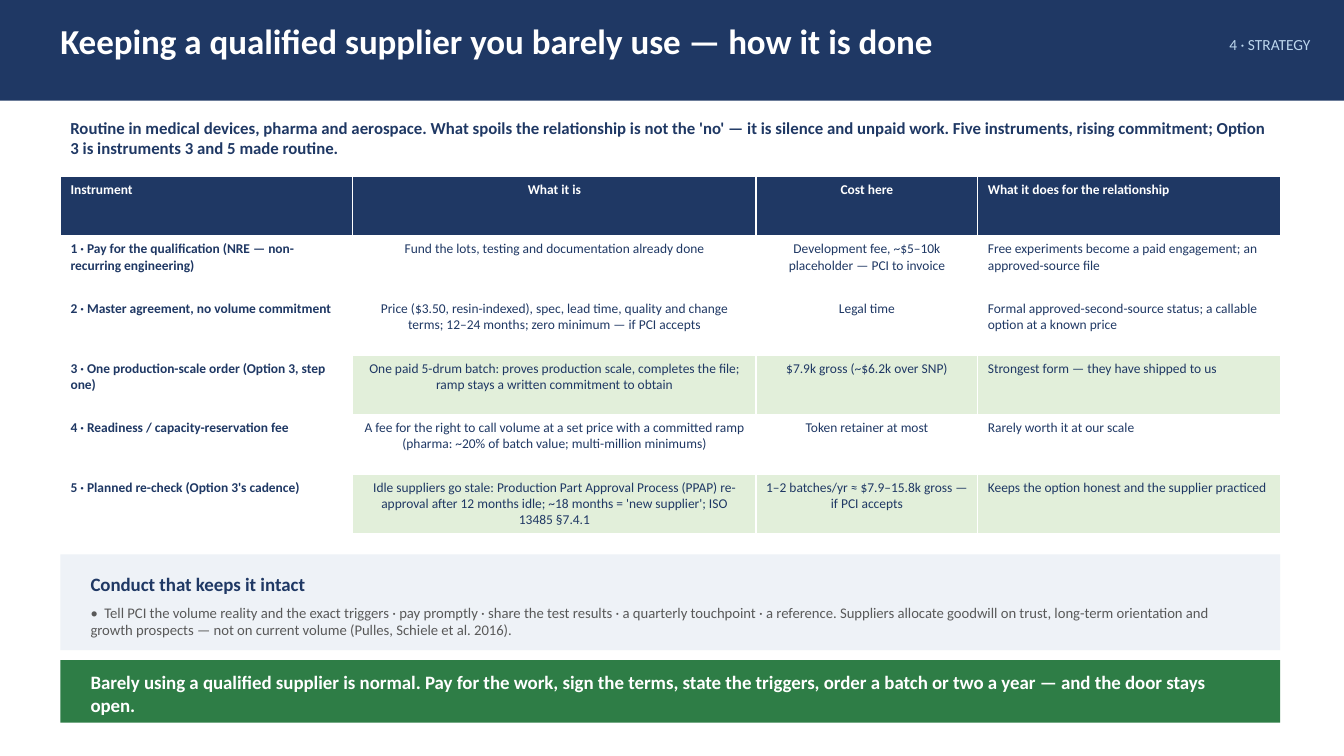
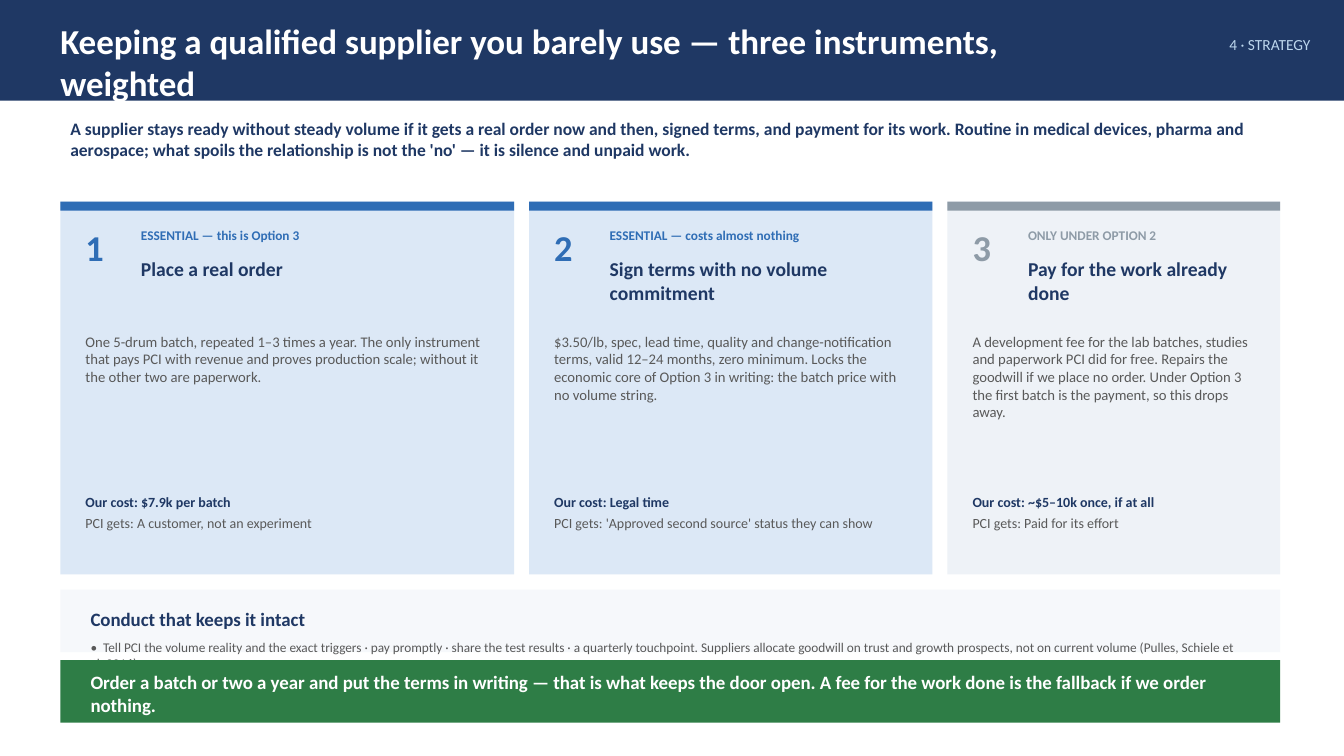
Before and after one commit to naviero1/Claude-Works, a slide deck: slide 7 of PVA second supplier initiative/PVA_Second_Supplier_Leadership_Deck.pptx. Drawn at 1344x756 pixels with LibreOffice and Linux fonts; fonts in the diff are those of the drawing. Boxes give left, top, right and bottom in pixels: in the first picture for what was removed or moved away, otherwise in the second. Text is boxed around its words. In the diff, an @@ line names an element or a change of style, - is before the commit and + after.

```diff
--- a/PVA second supplier initiative/PVA_Second_Supplier_Leadership_Deck.pptx
+++ b/PVA second supplier initiative/PVA_Second_Supplier_Leadership_Deck.pptx
@@ text at (60,29,998,105): text changed @@
-Keeping a qualified supplier you barely use — how it is done
+Keeping a qualified supplier you barely use — three instruments, weighted
@@ text at (70,122,1243,159): text changed; size 12 to 12.5 pt @@
-Routine in medical devices, pharma and aerospace. What spoils the relationship is not the 'no' — it is silence and unpaid work. Five instruments, rising commitment; Option 3 is instruments 3 and 5 made routine.
+A supplier stays ready without steady volume if it gets a real order now and then, signed terms, and payment for its work. Routine in medical devices, pharma and aerospace; what spoils the relationship is not the 'no' — it is silence and unpaid work.
@@ table removed at (60,176,1280,534), 6 rows, 4 columns @@
-Instrument | What it is | Cost here | What it does for the relationship
-1 · Pay for the qualification (NRE — non-recurring engineering) | Fund the lots, testing and documentation already done | Development fee, ~$5–10k placeholder — PCI to invoice | Free experiments become a paid engagement; an approved-source file
-2 · Master agreement, no volume commitment | Price ($3.50, resin-indexed), spec, lead time, quality and change terms; 12–24 months; zero minimum — if PCI accepts | Legal time | Formal approved-second-source status; a callable option at a known price
-3 · One production-scale order (Option 3, step one) | One paid 5-drum batch: proves production scale, completes the file; ramp stays a written commitment to obtain | $7.9k gross (~$6.2k over SNP) | Strongest form — they have shipped to us
-4 · Readiness / capacity-reservation fee | A fee for the right to call volume at a set price with a committed ramp (pharma: ~20% of batch value; multi-million minimums) | Token retainer at most | Rarely worth it at our scale
-5 · Planned re-check (Option 3's cadence) | Idle suppliers go stale: Production Part Approval Process (PPAP) re-approval after 12 months idle; ~18 months = 'new supplier'; ISO 13485 §7.4.1 | 1–2 batches/yr ≈ $7.9–15.8k gross — if PCI accepts | Keeps the option honest and the supplier practiced
@@ rectangle added at (60,202,514,575), fill #DCE8F6 @@
@@ rectangle added at (60,202,514,211), fill #2F6DB5 @@
@@ rectangle added at (529,202,933,575), fill #DCE8F6 @@
@@ rectangle added at (529,202,933,211), fill #2F6DB5 @@
@@ rectangle added at (948,202,1280,575), fill #EEF2F7 @@
@@ rectangle added at (948,202,1280,211), fill #8E9BA7 @@
@@ text added at (85,237,103,261), 26 pt, text #2F6DB5, bold @@
+1
@@ text added at (141,230,300,242), 9.5 pt, text #2F6DB5, bold @@
+ESSENTIAL — this is Option 3
@@ text added at (554,237,572,261), 26 pt, text #2F6DB5, bold @@
+2
@@ text added at (610,230,800,242), 9.5 pt, text #2F6DB5, bold @@
+ESSENTIAL — costs almost nothing
@@ text added at (973,237,991,261), 26 pt, text #8E9BA7, bold @@
+3
@@ text added at (1028,231,1156,240), 9.5 pt, text #8E9BA7, bold @@
+ONLY UNDER OPTION 2
@@ text added at (141,262,283,276), 14 pt, text #1F3864, bold @@
+Place a real order
@@ text added at (610,262,827,300), 14 pt, text #1F3864, bold @@
+Sign terms with no volume commitment
@@ text added at (1028,262,1228,300), 14 pt, text #1F3864, bold @@
+Pay for the work already done
@@ text added at (85,337,481,385), 10.5 pt, text #595959 @@
+One 5-drum batch, repeated 1–3 times a year. The only instrument that pays PCI with revenue and proves production scale; without it the other two are paperwork.
@@ text added at (554,337,896,403), 10.5 pt, text #595959 @@
+$3.50/lb, spec, lead time, quality and change-notification terms, valid 12–24 months, zero minimum. Locks the economic core of Option 3 in writing: the batch price with no volume string.
@@ text added at (973,337,1248,420), 10.5 pt, text #595959 @@
+A development fee for the lab batches, studies and paperwork PCI did for free. Repairs the goodwill if we place no order. Under Option 3 the first batch is the payment, so this drops away.
@@ text added at (85,497,312,531), 10 pt, text #595959 @@
+Our cost: $7.9k per batch
+PCI gets: A customer, not an experiment
@@ text added at (554,497,873,531), 10 pt, text #595959 @@
+Our cost: Legal time
+PCI gets: 'Approved second source' status they can show
@@ text added at (973,497,1154,531), 10 pt, text #1F3864, bold @@
+Our cost: ~$5–10k once, if at all
+PCI gets: Paid for its effort
@@ rectangle: place and size @@
-rectangle at (60,555,1280,650)
+rectangle at (60,590,1280,652)
@@ rectangle at (60,590,1280,652): fill #EEF2F7 to #F6F8FB @@
@@ text "Conduct that keeps it intact": place and size @@
-text "Conduct that keeps it intact" at (91,577,1208,638)
+text "Conduct that keeps it intact" at (91,612,1234,660)
@@ text at (91,642,1234,660): text changed; size 10.5 to 9.5 pt @@
-• Tell PCI the volume reality and the exact triggers · pay promptly · share the test results · a quarterly touchpoint · a reference. Suppliers allocate goodwill on trust, long-term orientation and growth prospects — not on current volume (Pulles, Schiele et al. 2016).
+• Tell PCI the volume reality and the exact triggers · pay promptly · share the test results · a quarterly touchpoint. Suppliers allocate goodwill on trust and growth prospects, not on current volume (Pulles, Schiele et al. 2016).
@@ text at (91,675,1206,715): text changed @@
-Barely using a qualified supplier is normal. Pay for the work, sign the terms, state the triggers, order a batch or two a year — and the door stays open.
+Order a batch or two a year and put the terms in writing — that is what keeps the door open. A fee for the work done is the fallback if we order nothing.
```
Also in this commit, not shown: 1 other file.
